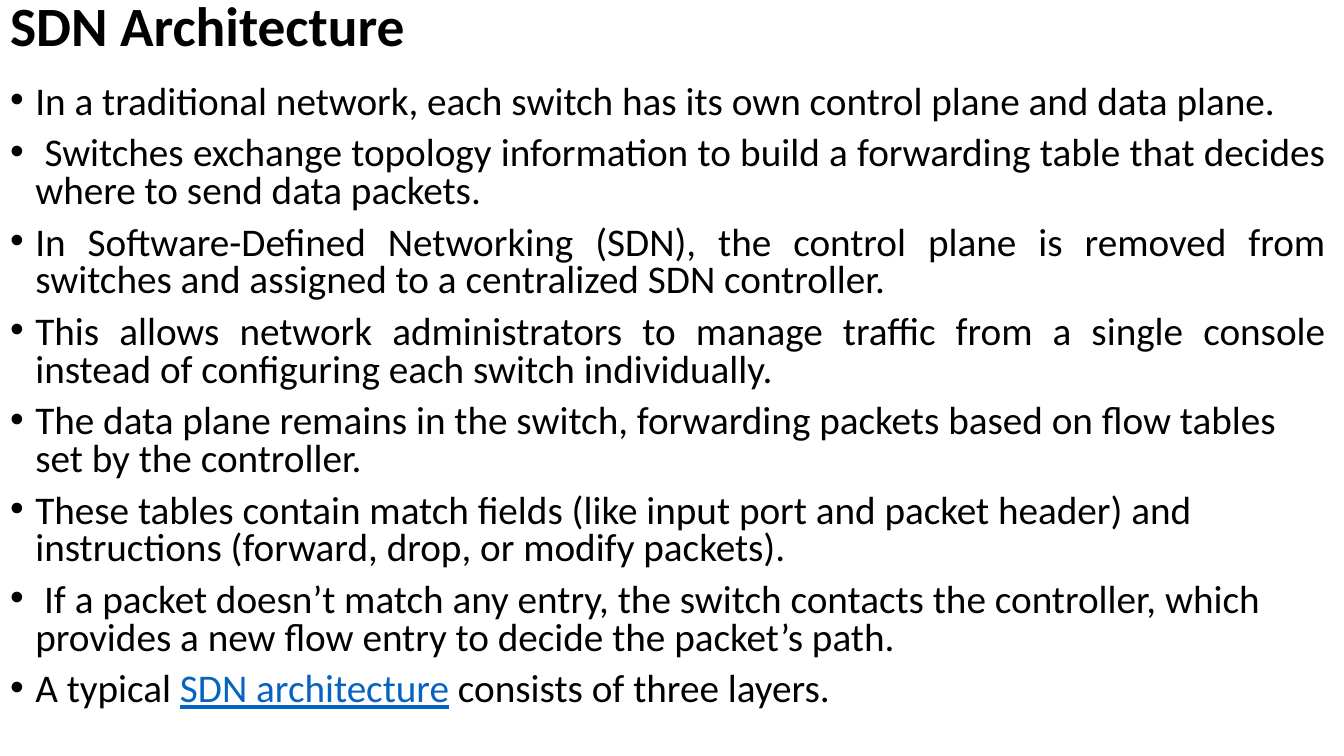
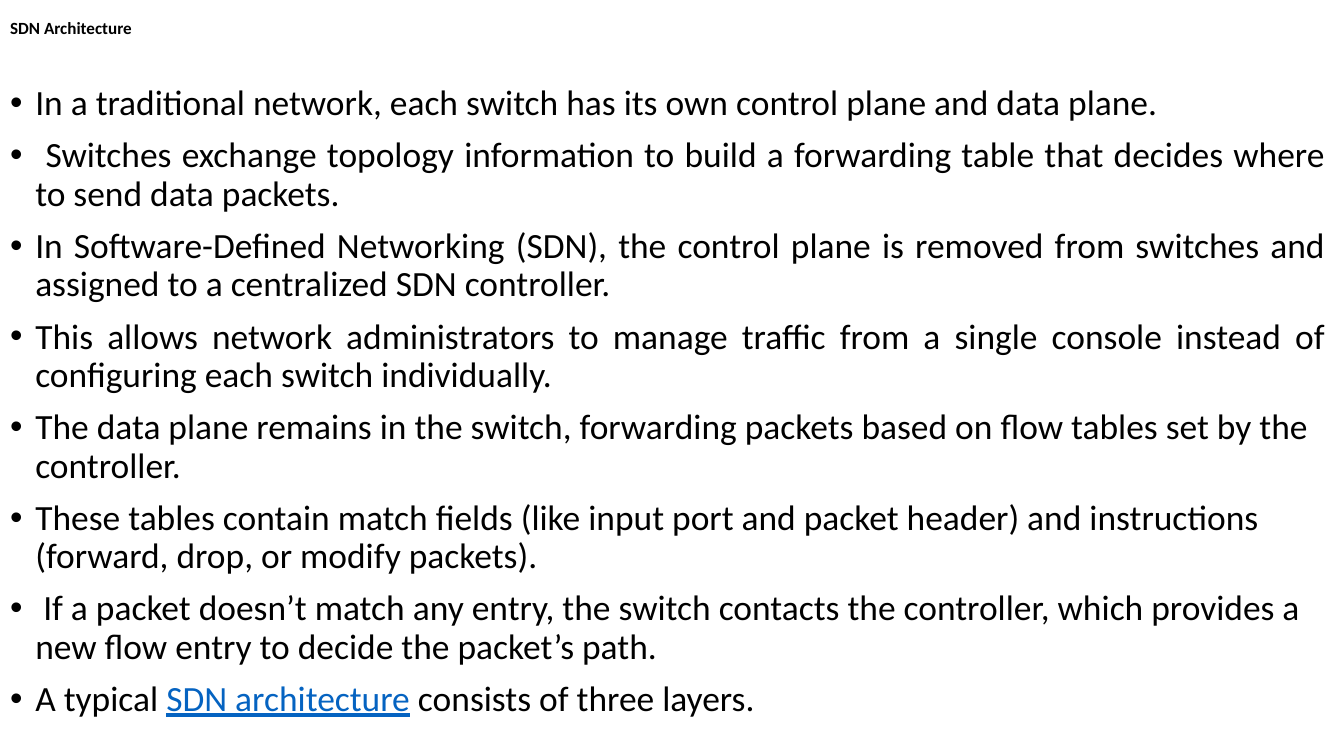
Before and after one commit to Mrcoderv/BCA-UnlimateNote-New, a slide deck: slide 34 of 5th sem/ComputerNetwork/Chapter new 3.pptx. Drawn at 1344x756 pixels with LibreOffice and Linux fonts; fonts in the diff are those of the drawing. Boxes give left, top, right and bottom in pixels: in the first picture for what was removed or moved away, otherwise in the second. Text is boxed around its words. In the diff, an @@ line names an element or a change of style, - is before the commit and + after.

```diff
--- a/5th sem/ComputerNetwork/Chapter new 3.pptx
+++ b/5th sem/ComputerNetwork/Chapter new 3.pptx
@@ title "SDN Architecture" at [10,22,132,34]: size 39.6 to 12.2 pt; line spacing 0.9 to 0.8 @@
@@ text "In a traditional network, each ..." at [35,90,1324,717]: size 28 to 25.3 pt; line spacing 0.8 to 0.9 @@
```
Also in this commit, not shown: 18 other slides changed, 1 slide added, 1 slide removed, 2 other files.
